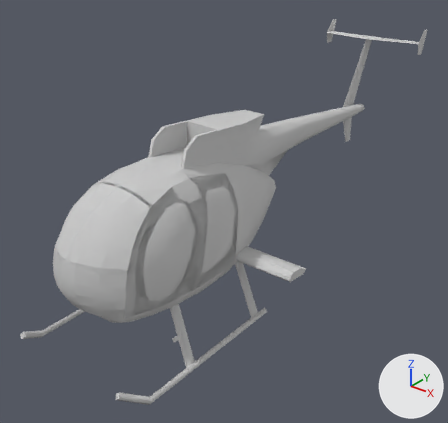
Before and after pictures for a commit that changed the FBX model Assets/Units/MD500/MD500Body.FBX.
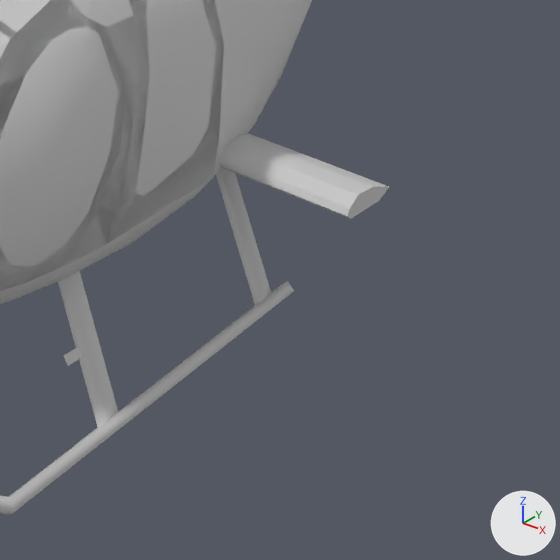
Old and new are each drawn whole from a 50 mm camera at (4.25, -4.75, 4.29) aimed at (-0.22, 0.84, 0.82) and again close up on the part from 33% to 84% of the width and 45% to 100% of the height. Lighting does not change. The marker at lower right points along +X, +Y and +Z. Where no turn or scale is listed for an object, it has been applied to the vertices.

In view in the first close-up: 'Back_doors', 'Front_door', 'md501'.
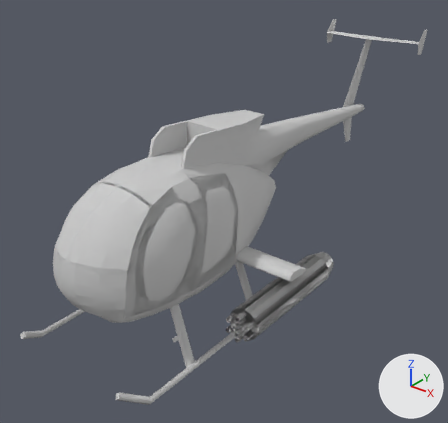
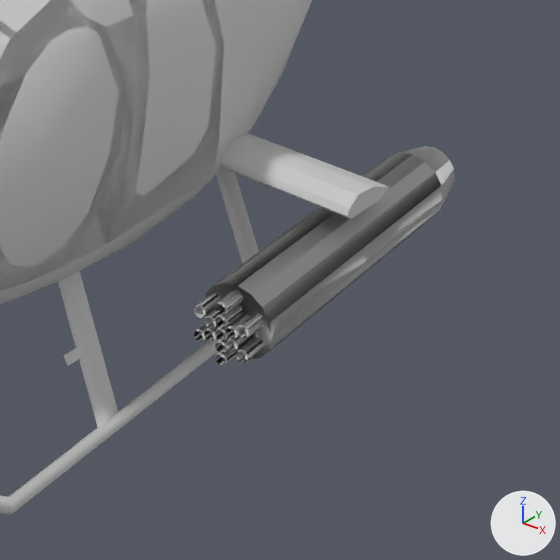
The newer file is also turned or shifted as a whole; pictures and numbers use the older file's frame.

Edits to the bpy script that builds the scene:
```text
Add me_mesh_005:
    me_mesh_005.from_pydata(...)  # 1310 vertices, 1108 faces; spans x -0.16..0.21, y -1.61..0.14, z -0.22..0.15
    me_mesh_005.materials.append(mat_material__108)  # its picture is missing
Add ob_cylinder_002:
    ob_cylinder_002 = bpy.data.objects.new('Cylinder.002', me_mesh_005)
    ob_cylinder_002.location = (1.088, 0.987, 0.472)
```

Boxes [x1, y1, x2, y2] around the edits, measured in the close-ups (560 x 560 px):
'Cylinder.002', added: after [194, 146, 455, 365]
